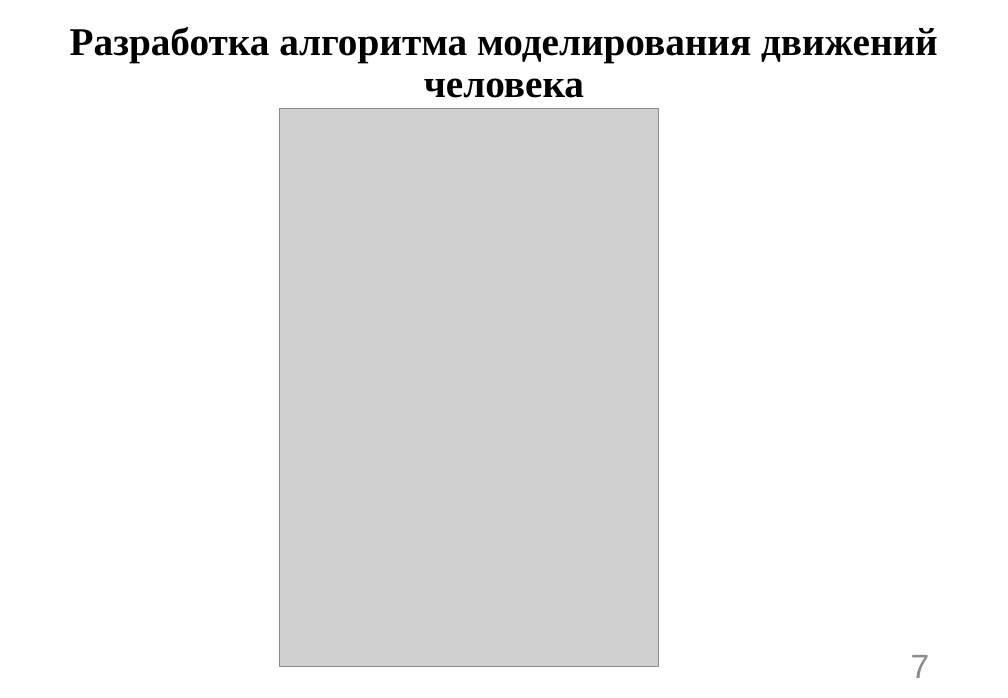
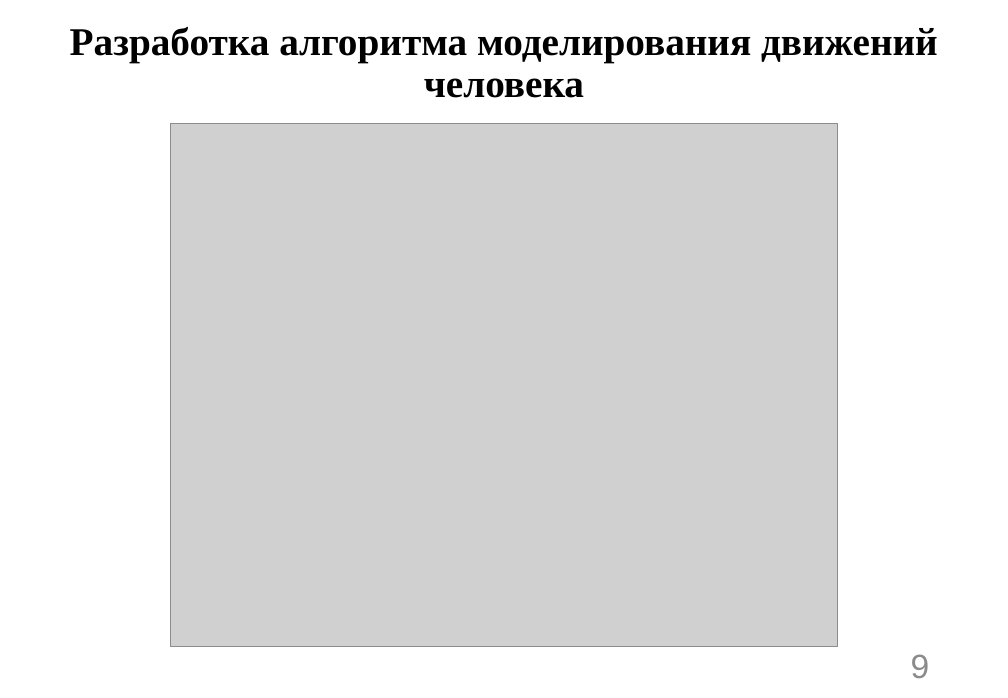
Before and after one commit to n7arti/MIET.Magistratura, a slide deck: slide 9 of Диссертация/Смотр 2 курс 2 семестр/Артамонова_презентация.pptx (slide 7 before the commit). Drawn at 1008x698 pixels with LibreOffice and Linux fonts; fonts in the diff are those of the drawing; grey boxes stand for pictures. Boxes give left, top, right and bottom in pixels: in the first picture for what was removed or moved away, otherwise in the second. Text is boxed around its words. In the diff, an @@ line names an element or a change of style, - is before the commit and + after.

```diff
--- a/Диссертация/Смотр 2 курс 2 семестр/Артамонова_презентация.pptx
+++ b/Диссертация/Смотр 2 курс 2 семестр/Артамонова_презентация.pptx
@@ picture resized from (x1=279, y1=109, x2=659, y2=666) to (x1=170, y1=123, x2=838, y2=647) @@
@@ page number at (x1=911, y1=654, x2=930, y2=678): text changed @@
-7
+9
```
Also in this commit, not shown: 6 other slides changed, 8 slides added, 7 other files.
